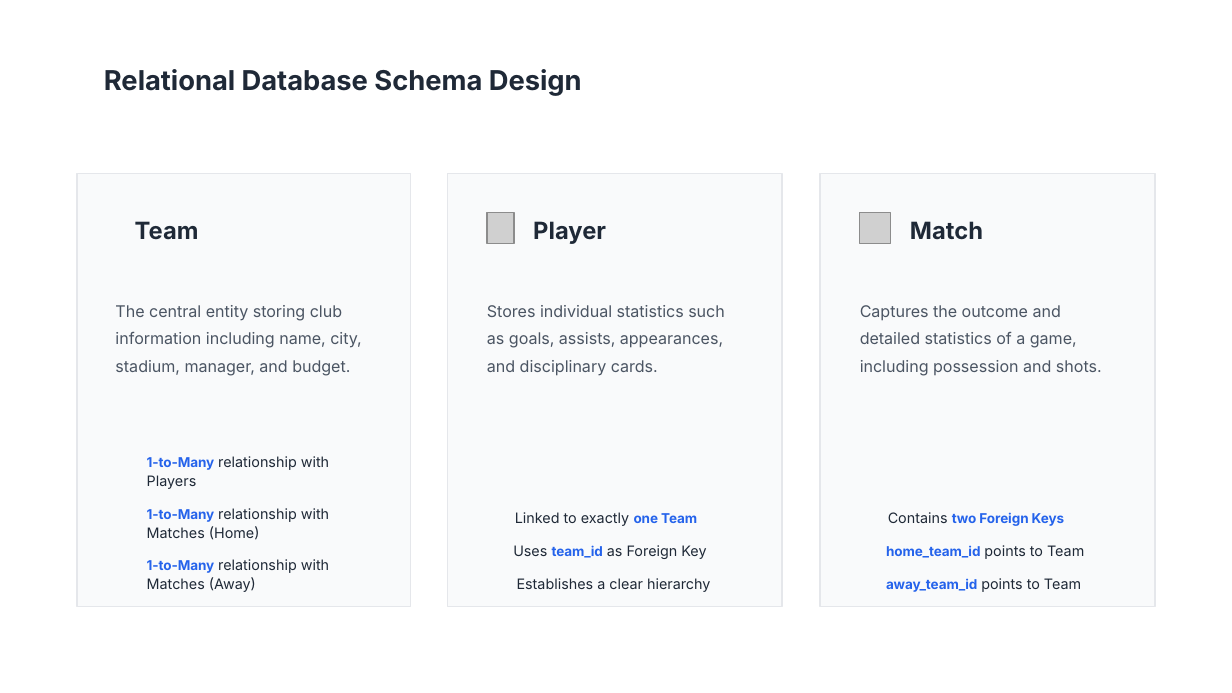
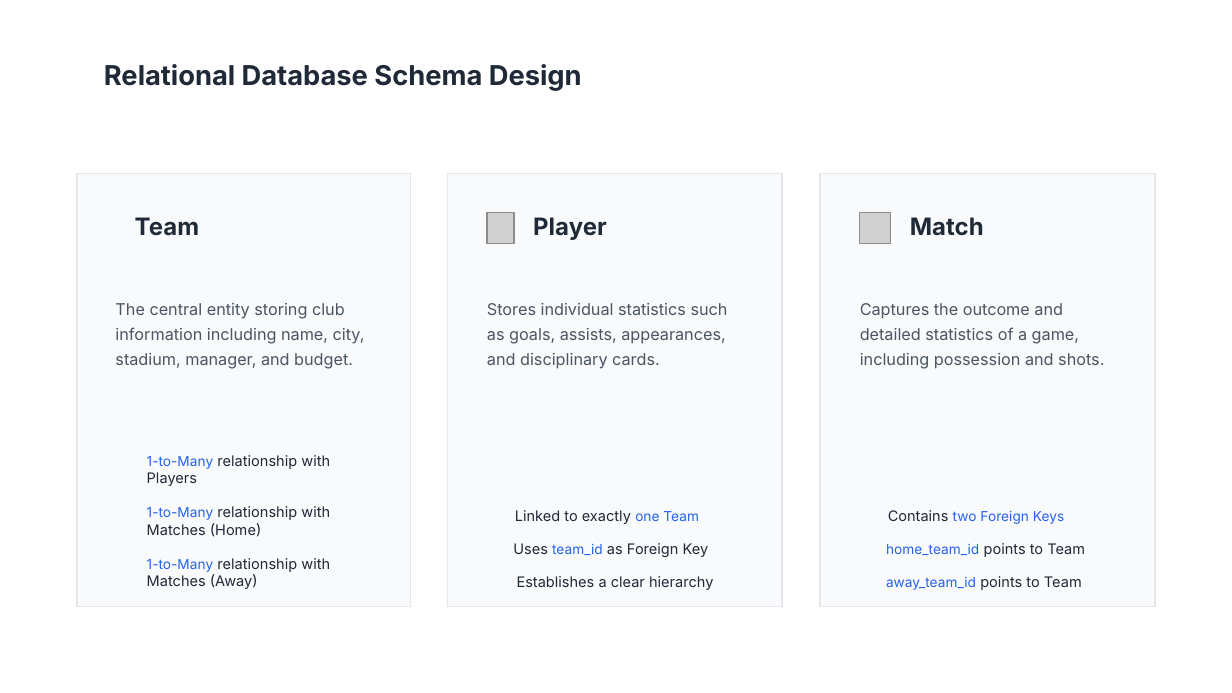
Before and after one commit to Leo-Chen-cs/Web-services-and-web-data-cw1, a slide deck: slide 4 of docs/Football_Analytics_API_-_Technical_Presentation.pptx. Drawn at 1232x693 pixels with LibreOffice and Linux fonts; fonts in the diff are those of the drawing; grey boxes stand for pictures; background and template pictures are left out. Boxes give left, top, right and bottom in pixels: in the first picture for what was removed or moved away, otherwise in the second. Text is boxed around its words. In the diff, an @@ line names an element or a change of style, - is before the commit and + after.

```diff
--- a/docs/Football_Analytics_API_-_Technical_Presentation.pptx
+++ b/docs/Football_Analytics_API_-_Technical_Presentation.pptx
@@ text "Relational Database Schema Design" at (104, 64, 582, 91): line spacing 22pt to 1 @@
@@ line spacing 19pt to 1 in 3 elements at (135, 217, 199, 236), (533, 217, 607, 240), (910, 217, 984, 236) @@
@@ size 9.4 to 9.5 pt; line spacing 16pt to 1.28 in 3 elements at (115, 303, 365, 369), (487, 303, 728, 369), (860, 303, 1104, 369) @@
@@ text "1-to-Many relationship with Players" at (147, 455, 330, 486): size 7.8 to 8 pt, bold off in "1-to-Many"; size 8.3 to 8.5 pt in "relationship with Players"; line spacing 11pt to 1 @@
@@ text "1-to-Many relationship with Matches (Home)" at (147, 506, 330, 537): size 7.8 to 8 pt, bold off in "1-to-Many"; size 8.3 to 8.5 pt in "relationship with Matches (Home)"; line spacing 11pt to 1 @@
@@ text "Linked to exactly one Team" at (515, 510, 699, 524): size 8.3 to 8.5 pt in "Linked to exactly"; size 7.8 to 8 pt, bold off in "one Team"; line spacing 11pt to 1 @@
@@ text "Contains two Foreign Keys" at (888, 510, 1064, 524): size 8.3 to 8.5 pt in "Contains"; size 7.8 to 8 pt, bold off in "two Foreign Keys"; line spacing 11pt to 1 @@
@@ text "1-to-Many relationship with Matches (Away)" at (147, 558, 330, 589): size 7.8 to 8 pt, bold off in "1-to-Many"; size 8.3 to 8.5 pt in "relationship with Matches (Away)"; line spacing 11pt to 1 @@
@@ text "Uses team_id as Foreign Key" at (513, 543, 709, 557): size 8.3 to 8.5 pt in "Uses as Foreign Key"; size 7.8 to 8 pt, bold off in "team_id"; line spacing 11pt to 1 @@
@@ text "home_team_id points to Team" at (886, 543, 1085, 557): size 7.8 to 8 pt, bold off in "home_team_id"; size 8.3 to 8.5 pt in "points to Team"; line spacing 11pt to 1 @@
@@ text "Establishes a clear hierarchy" at (517, 576, 713, 590): size 8.3 to 8.5 pt; line spacing 11pt to 1 @@
@@ text "away_team_id points to Team" at (886, 576, 1082, 590): size 7.8 to 8 pt, bold off in "away_team_id"; size 8.3 to 8.5 pt in "points to Team"; line spacing 11pt to 1 @@
```
Also in this commit, not shown: 7 other slides changed, 4 slides added, 1 slide removed, 3 other files.
